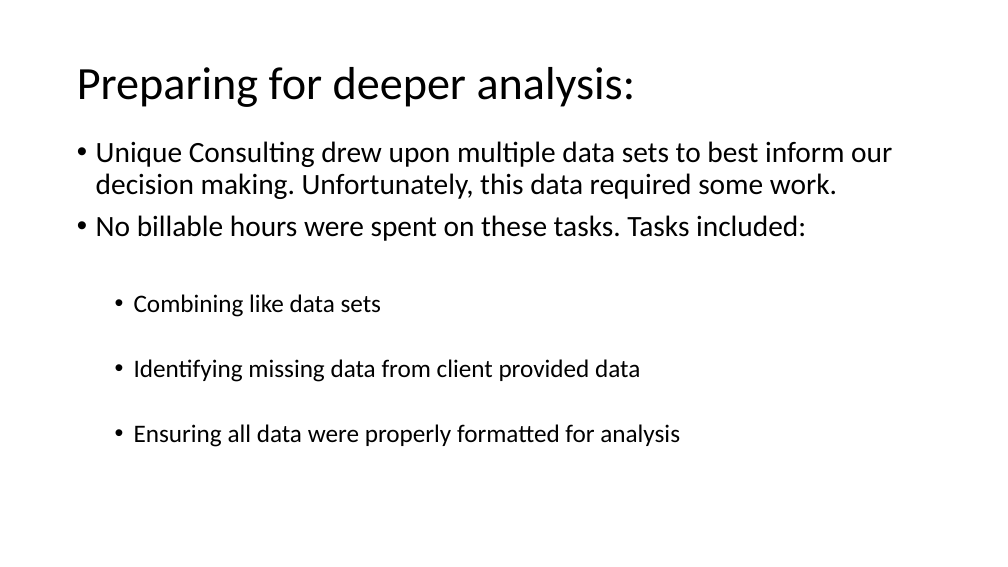
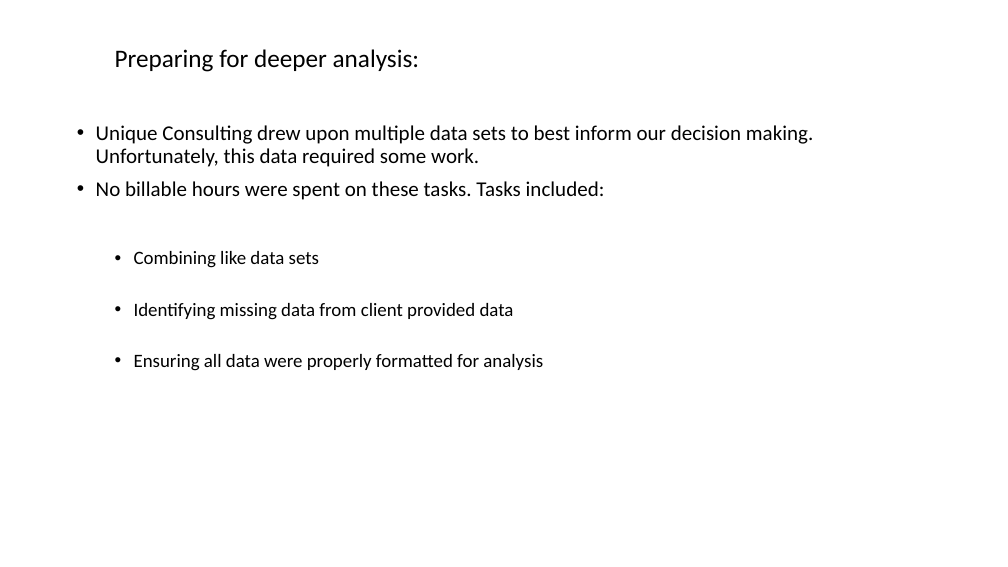
Before and after one commit to cwalenciak/dds_case_study_1, a slide deck: slide 4 of Presentation.pptx. Drawn at 1008x567 pixels with LibreOffice and Linux fonts; fonts in the diff are those of the drawing. Boxes give left, top, right and bottom in pixels: in the first picture for what was removed or moved away, otherwise in the second. Text is boxed around its words. In the diff, an @@ line names an element or a change of style, - is before the commit and + after.

```diff
--- a/Presentation.pptx
+++ b/Presentation.pptx
@@ title "Preparing for deeper analysis:": place and size @@
-title "Preparing for deeper analysis:" at bbox=[77, 67, 636, 107]
+title "Preparing for deeper analysis:" at bbox=[115, 49, 419, 72]
@@ title "Preparing for deeper analysis:" at bbox=[115, 49, 419, 72]: size 44 to 24 pt @@
@@ text "Unique Consulting drew upon multiple ...": place and size @@
-text "Unique Consulting drew upon multiple ..." at bbox=[96, 141, 892, 447]
+text "Unique Consulting drew upon multiple ..." at bbox=[96, 125, 813, 371]
@@ text "Unique Consulting drew upon multiple ..." at bbox=[96, 125, 813, 371]: size 28 to 20 pt in "Unique Consulting drew upon multiple data sets ...", "No billable hours were spent on these ..."; size 24 to 18 pt in "Combining like data sets", "Identifying missing data from client provided data", "Ensuring all data were properly formatted for ..." @@
```
Also in this commit, not shown: 3 other slides changed.
